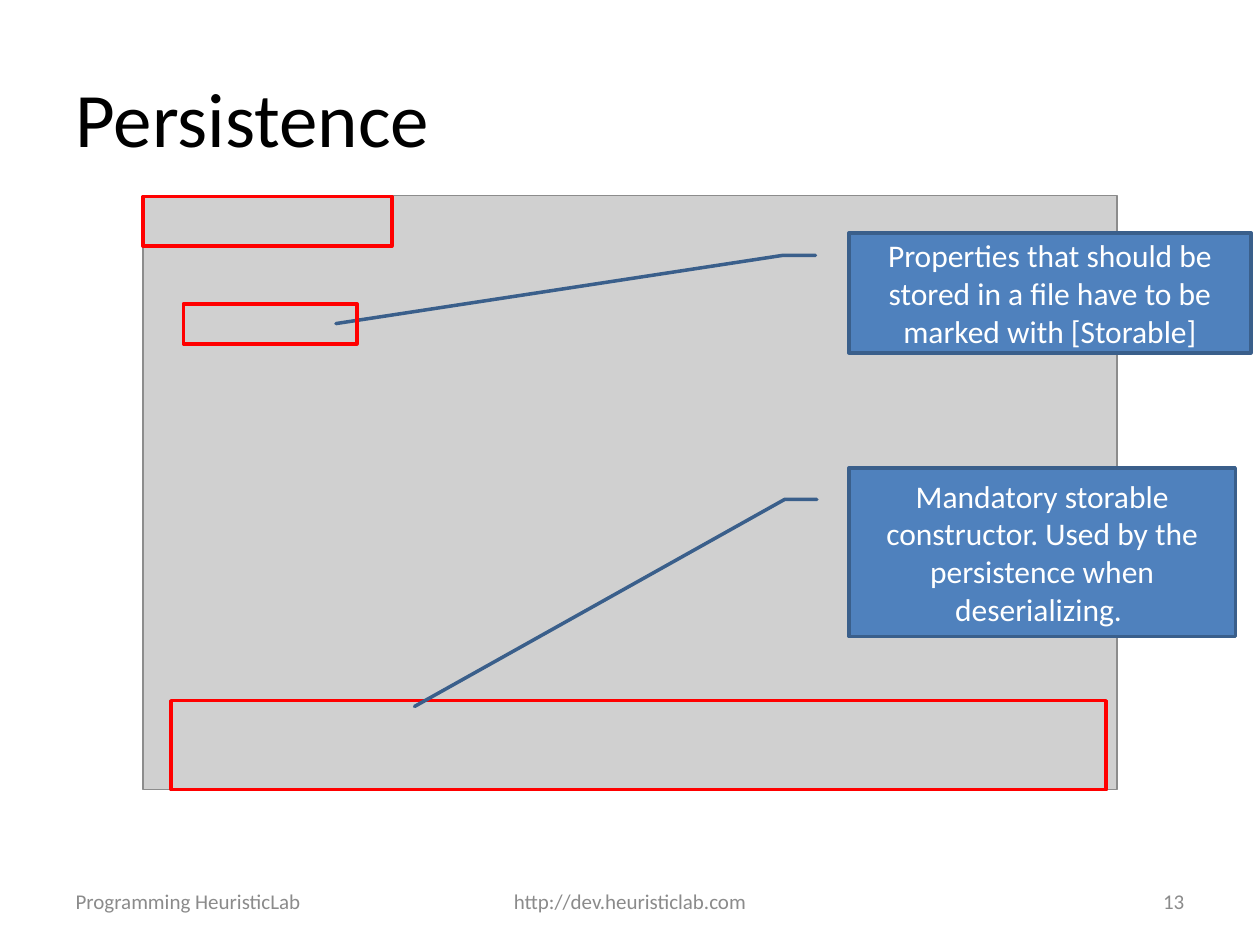
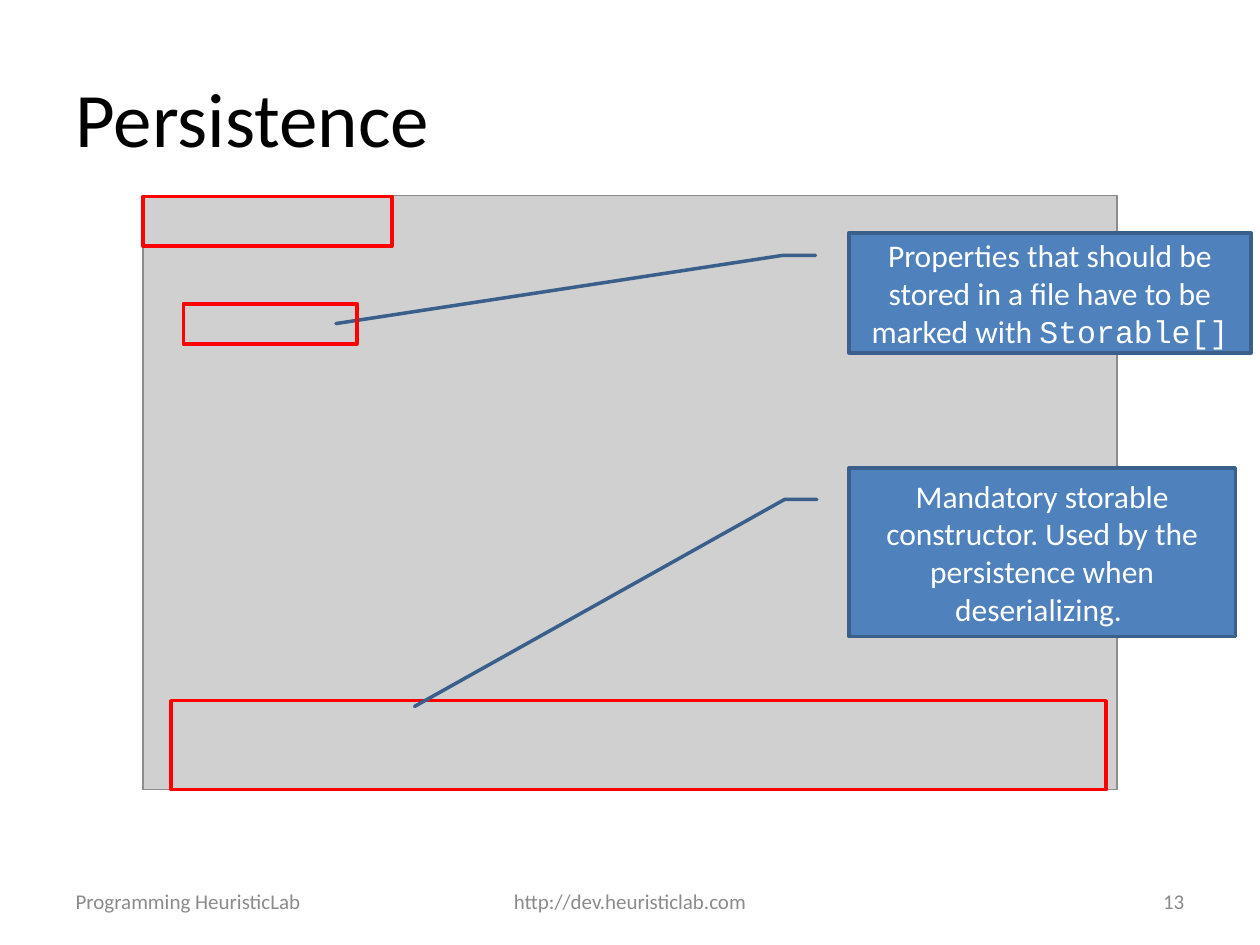
Before and after one commit to heal-research/HeuristicLab, a slide deck: slide 13 of documentation/Tutorials/Programming HeuristicLab - Basics.pptx. Drawn at 1260x945 pixels with LibreOffice and Linux fonts; fonts in the diff are those of the drawing; grey boxes stand for pictures; background and template pictures are left out. Boxes give left, top, right and bottom in pixels: in the first picture for what was removed or moved away, otherwise in the second. Text is boxed around its words. In the diff, an @@ line names an element or a change of style, - is before the commit and + after.

```diff
--- a/documentation/Tutorials/Programming HeuristicLab - Basics.pptx
+++ b/documentation/Tutorials/Programming HeuristicLab - Basics.pptx
@@ text in border callout at (x1=872, y1=245, x2=1228, y2=352): text changed @@
-Properties that should be stored in a file have to be marked with [Storable]
+Properties that should be stored in a file have to be marked with Storable[]
```
Also in this commit, not shown: 15 other slides changed, 1 slide added, 3 other files.
